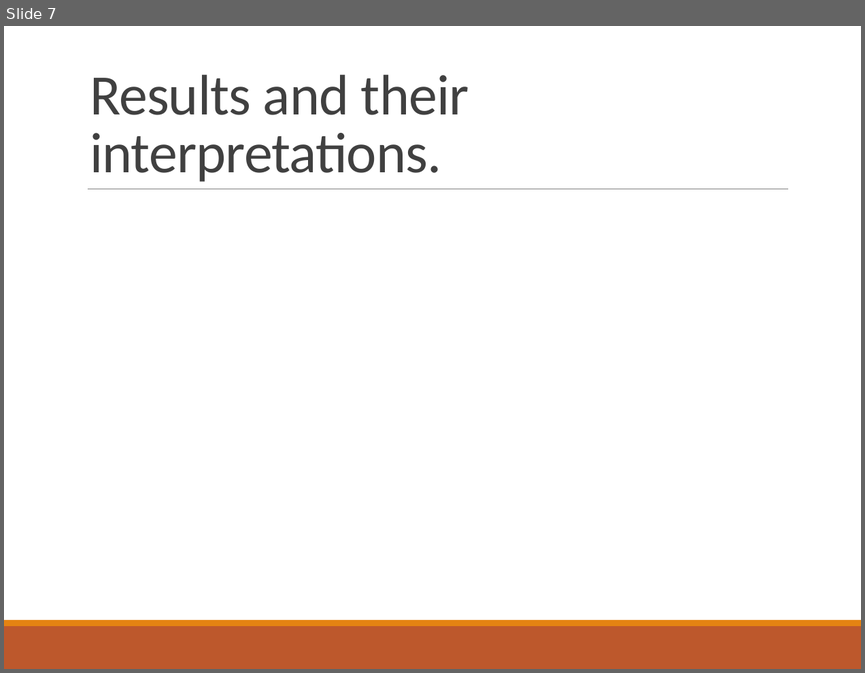
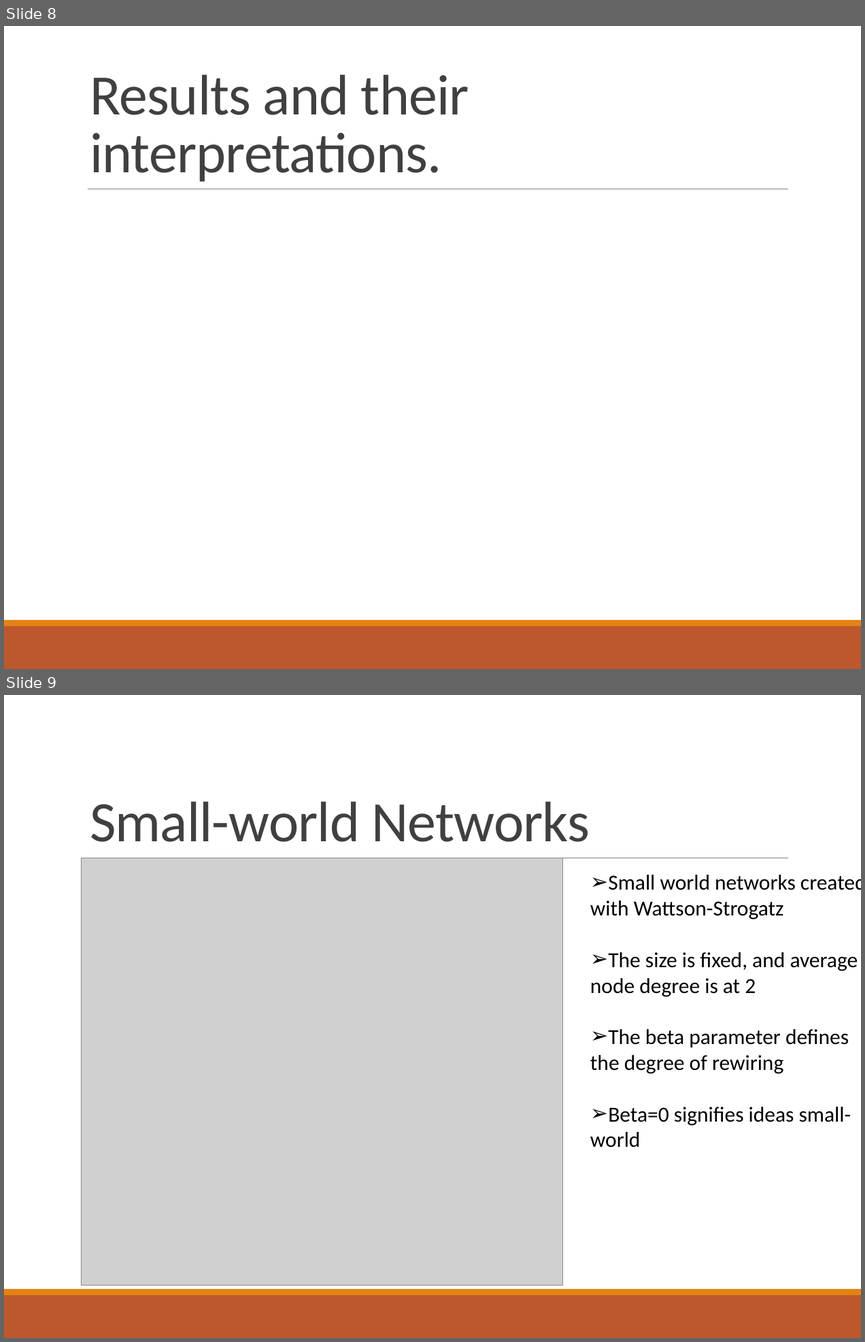
Before and after one commit to ParthaEth/Epidemics_Spreading_With_Cascade_Network, a slide deck: presentation/disease_spreading_presentation.pptx. Shown one above the other, each under a label of ours: slide 7 before the commit, slides 8 and 9 after it. The pictures are 865x673 and 865x1342 pixels, drawn with LibreOffice and Linux fonts; fonts in the diff are those of the drawing; grey boxes stand for pictures. Boxes give left, top, right and bottom in pixels: in the first picture for what was removed or moved away, otherwise in the second. Text is boxed around its words. In the diff, an @@ line names an element or a change of style, - is before the commit and + after.

```diff
--- a/presentation/disease_spreading_presentation.pptx
+++ b/presentation/disease_spreading_presentation.pptx
@@ slide 9 added at box(4, 695, 861, 1338), background #FFFFFF; not listed: 3 template elements that a slide beside it also shows @@
@@ title added at box(90, 801, 590, 842), 48 pt, text #404040 @@
+Small-world Networks
@@ picture added at box(81, 858, 563, 1285) @@
@@ text added at box(590, 875, 861, 1147), 18 pt, text #000000 @@
+➢ Small world networks created
+  with Wattson-Strogatz
+➢ The size is fixed, and average
+  node degree is at 2
+➢ The beta parameter defines
+  the degree of rewiring
+➢ Beta=0 signifies ideas small-
+  world
@@ what was slide 7 is now slide 8 @@
```
Also in this commit, not shown: 5 other slides added, 5 slides removed.
